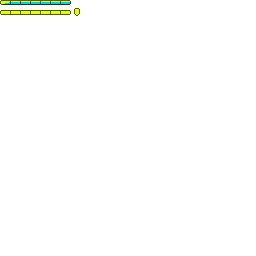
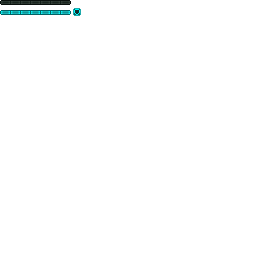
Comparing the layer stacks of the two 256×256 images. Changes:
added group "protective_field" with 2 layers above "soul_shield_strong" over bbox(0, 0, 81, 16)
added layer "ssw/weak copy" in group "protective_field" over bbox(0, 8, 81, 16)
added layer "ssw/empty_bar copy" in group "protective_field" over bbox(0, 0, 71, 5)
hid group "soul_shield_strong" (2 layers) over bbox(0, 0, 80, 16)
